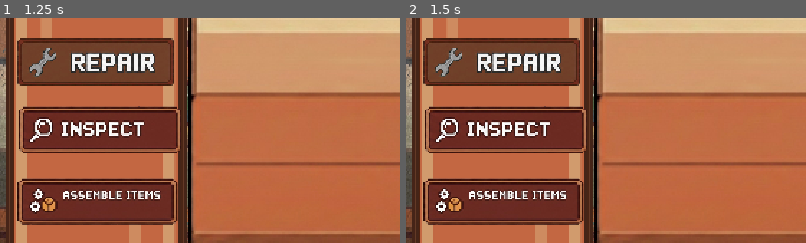
Above: before the commit, frames 1-2 (left to right).
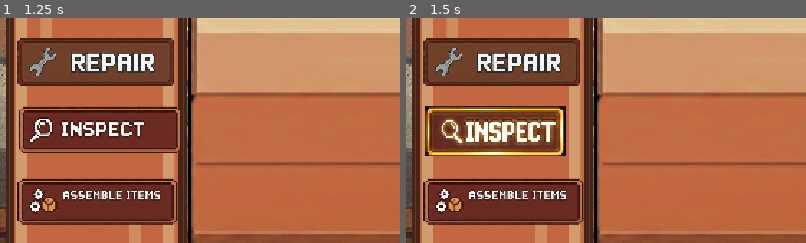
Above: after the commit, the same moments.

Repository: RoboXGamer/first-game
Game: Godot game, scene res://scenes/work.tscn
Two runs of this game, one before a commit and one after it. Both use one fixed random seed, a clock stepped at 60 frames per second and the inputs below. This scene is started directly instead of the project's main scene.
Inputs (mouse positions are % of the whole screen's width and height, from its top left):
- Up to frame 1 (1.25 s): click (12, 29) at 0.5 s
- Up to frame 2 (1.5 s): click (13, 44) at 1.25 s
The pictures show only the part of the screen within x 0-50%, y 19-69%; the shares and areas given below are measured in that part.

Frame 1 is identical in both runs. In frame 2, 6.3% of the frame differs, in the area x 4-45%, y 39-62%.

Commit message:
add workshop repair function

Diff:
--- a/scenes/work.tscn
+++ b/scenes/work.tscn
@@ -1,11 +1,22 @@
-[gd_scene load_steps=7 format=3 uid="uid://bu5rlglo0iaxc"]
+[gd_scene load_steps=13 format=3 uid="uid://bu5rlglo0iaxc"]
 
 [ext_resource type="Script" uid="uid://h7us6rx5g7l1" path="res://scripts/workstation.gd" id="1_i7b8v"]
 [ext_resource type="Texture2D" uid="uid://duovfgdywbp4v" path="res://assets/Sprites/Workstation.jpeg" id="1_tmuha"]
 [ext_resource type="Texture2D" uid="uid://c76v3ggxrm3ke" path="res://assets/Sprites/Workstation_Exit.png" id="2_rabhu"]
 [ext_resource type="Texture2D" uid="uid://t0emnb3y2lkd" path="res://assets/Sprites/Workstation_Repair.png" id="3_eastt"]
 [ext_resource type="Texture2D" uid="uid://5wk8tqi7jqpd" path="res://assets/Sprites/Workstation_Inspect.png" id="4_6qc1p"]
+[ext_resource type="Texture2D" uid="uid://bou6ut0y3is7i" path="res://assets/Sprites/Workstation_Inspect_Hover.png" id="5_f1c53"]
 [ext_resource type="Texture2D" uid="uid://cqc4bpf1j638e" path="res://assets/Sprites/Workstation_Assemble.png" id="5_wbtw0"]
+[ext_resource type="Texture2D" uid="uid://c6h1ax1010acp" path="res://assets/Sprites/Workstation_Exit_Hover.png" id="7_6qc1p"]
+[ext_resource type="Texture2D" uid="uid://bvhn7fx1m1oci" path="res://assets/Sprites/texture.png" id="9_i6frl"]
+[ext_resource type="Texture2D" uid="uid://ceclkbyml8ntt" path="res://assets/Sprites/texture-over.png" id="10_aso24"]
+
+[sub_resource type="Gradient" id="Gradient_57ibl"]
+offsets = PackedFloat32Array(0, 0.50678736, 1)
+colors = PackedColorArray(0.9361722, 0.9609375, 0.12387085, 1, 0.93279684, 0.94140625, 0.20960999, 1, 0.9589648, 0.97265625, 0.20137024, 1)
+
+[sub_resource type="GradientTexture1D" id="GradientTexture1D_jusjj"]
+gradient = SubResource("Gradient_57ibl")
 
 [node name="Work" type="Node2D"]
 script = ExtResource("1_i7b8v")
@@ -41,6 +52,7 @@
 offset_right = 242.0
 offset_bottom = 304.0
 texture_normal = ExtResource("4_6qc1p")
+texture_hover = ExtResource("5_f1c53")
 ignore_texture_size = true
 stretch_mode = 4
 
@@ -61,8 +73,23 @@
 offset_right = 1114.0
 offset_bottom = 389.0
 texture_normal = ExtResource("2_rabhu")
+texture_hover = ExtResource("7_6qc1p")
 ignore_texture_size = true
 stretch_mode = 4
+
+[node name="RepairProgress" type="TextureProgressBar" parent="."]
+offset_left = 512.0
+offset_top = 583.0
+offset_right = 656.0
+offset_bottom = 623.0
+nine_patch_stretch = true
+stretch_margin_left = 16
+stretch_margin_top = 16
+stretch_margin_right = 16
+stretch_margin_bottom = 16
+texture_under = ExtResource("9_i6frl")
+texture_over = ExtResource("10_aso24")
+texture_progress = SubResource("GradientTexture1D_jusjj")
 
 [connection signal="button_down" from="CenterContainer/WorkController/Repair" to="." method="_on_repair_button_down"]
 [connection signal="button_up" from="CenterContainer/WorkController/Repair" to="." method="_on_repair_button_up"]
--- a/scripts/workstation.gd
+++ b/scripts/workstation.gd
@@ -15,10 +15,13 @@
 # Called every frame. 'delta' is the elapsed time since the previous frame.
 func _process(delta: float) -> void:
 	if assemble and repair and  inspect and is_holding:
+		$RepairProgress.show()
 		Hold_Timer+= delta
+		$RepairProgress.value = Hold_Timer/ Required_Time * 100
 		if Hold_Timer >= Required_Time:
 			_on_task_complete()
 	else:
+		$RepairProgress.hide()
 		Hold_Timer = 0.0
 
 
@@ -29,8 +32,7 @@
 	repair = false
 	inspect = false
 	Global.Money += 200
-
-
+	print(Global.Money)
 
 func _on_exit_pressed() -> void:
 	Global.last_door_id = "WorkshopInteriorSpawn"
Binary file added: assets/Sprites/Workstation_Exit_Hover.png
Not shown, added: assets/Sprites/Workstation_Exit_Hover.png.import
Binary file added: assets/Sprites/Workstation_Inspect_Hover.png
Not shown, added: assets/Sprites/Workstation_Inspect_Hover.png.import
Binary file added: assets/Sprites/texture-over.png
Not shown, added: assets/Sprites/texture-over.png.import
Binary file added: assets/Sprites/texture.png
Not shown, added: assets/Sprites/texture.png.import
Not shown, added: assets/Sprites/texture-over.png2152926855.tmp
